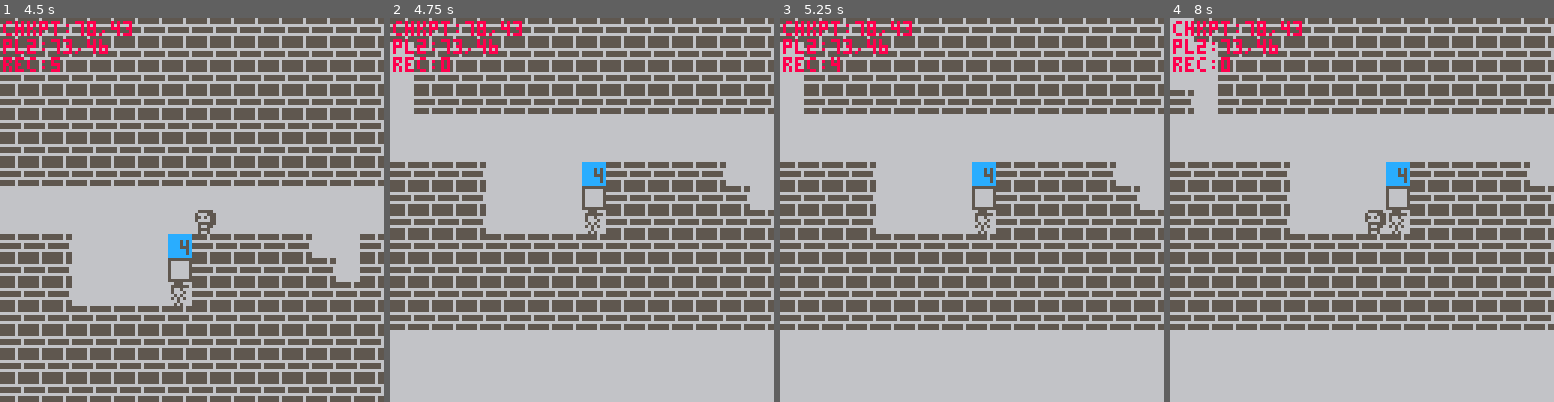
Above: before the commit, frames 1-4 (left to right).
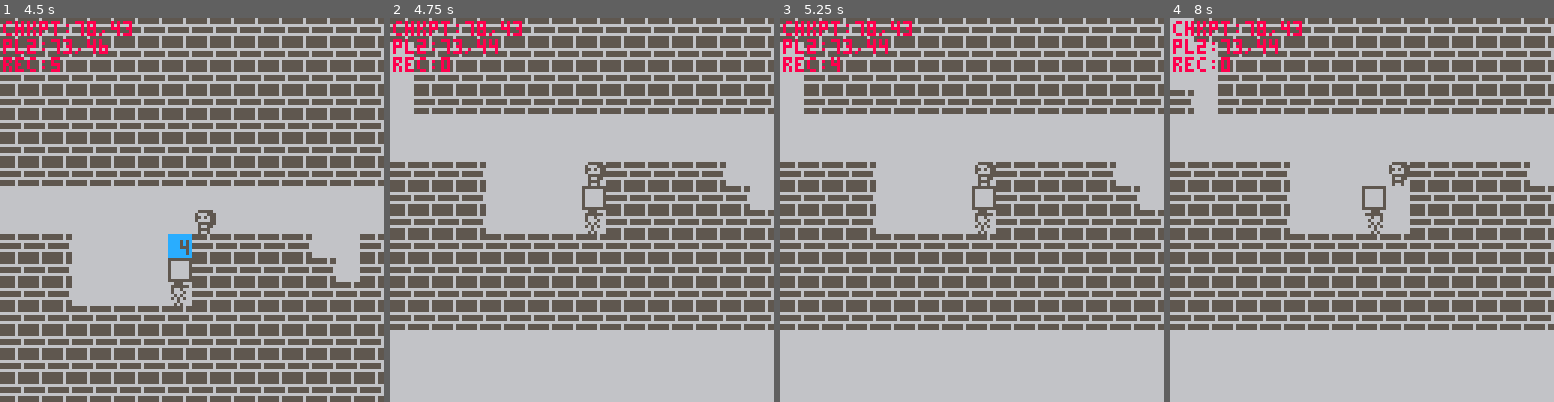
Above: after the commit, the same moments.

Repository: krscott/blockdudette
Game: PICO-8 cartridge blockdudette.p8
Same seed, same stepped clock (60 frames per second), same inputs: the game is played once before the commit and once after it.
Inputs:
- Up to frame 1 (4.5 s): tap O (Z key) at 0.33, 1.07, 2.22, 3.72 s; tap Down at 0.7 s; tap X (X key) at 1.43, 2.07, 2.82, 3.57, 4.32 s; hold Up 1.97-2.63 s; hold Right 2.68-3.02 s; hold Down 3.07-3.73 s; hold Left 3.78-4.12 s; hold Up from 4.17 s (still down)
- Up to frame 2 (4.75 s): release Up at 4.5 s; hold Left from 4.55 s (still down)
- Up to frame 3 (5.25 s): release Left at 5.05 s; tap X (X key) at 5.07 s; hold Right from 5.1 s (still down); tap O (Z key) at 5.22 s
- Up to frame 4 (8 s): tap X (X key) at 5.82, 6.57, 7.32 s; release Right at 5.93 s; hold Up 5.98-6.65 s; hold Right 6.7-7.03 s; tap O (Z key) at 6.72 s; hold Down 7.08-7.75 s; hold Left from 7.8 s (still down)

Frame 1 is identical in both runs. In frame 2, 0.4% of the frame differs, in the area x 25-57%, y 5-44%; in frame 3, 0.4%; in frame 4, 1.0%, in the area x 25-63%, y 5-57%.

Commit message:
Add event 4, swap_players()

Diff:
--- a/blockdudette.p8
+++ b/blockdudette.p8
@@ -250,7 +250,7 @@
 	end
 
 	local npl,tmp_blx=
-		next_pl_blx(pl,blocks)
+		next_pl_blx(pl,blocks,pl2)
 	assert(npl)
 	assert(tmp_blx)
 	local tmp_pl2,nblx=
@@ -436,7 +436,9 @@
 	end
 end
 
-function next_pl_blx(pl,blx)
+function next_pl_blx(
+	pl,blx,pl2
+)
 	local inp=pl.input
 
 	if inp.v>0 then
@@ -449,7 +451,7 @@
 			or inp.v!=0 then
 		local dx,dy=next_dxy(pl,inp)
 		local npl=pl_move(
-			pl,blx,dx,dy)
+			pl,blx,dx,dy,pl2)
 
 		return cp(npl,{
  		right=next_right(pl,inp.h)
@@ -478,7 +480,7 @@
 end
 
 function pl_move(
-		pl,blx,dx,dy
+		pl,blx,dx,dy,pl2
 )
 	if not is_walkable(blx,
 				pl.x+dx,pl.y+dy
@@ -503,14 +505,23 @@
 		return pl
 	end
 
+	if pl2!=nil
+			and pl2.carry
+			and pl2.x==pl.x+dx
+			and pl2.y==pl.y+dy+1
+			then
+		-- no update
+		return pl
+	end
+
 	-- move player
 	return pl_fall(cp(pl,{
 		x=pl.x+dx,
 		y=pl.y+dy
-	}),blx)
-end
-
-function pl_fall(pl,blx)
+	}),blx,pl2)
+end
+
+function pl_fall(pl,blx,pl2)
 	-- drop player to ground,
 	-- track checkpoint if hit
 	local x=pl.x
@@ -518,11 +529,18 @@
 
 	local plcp=pl_try_chkpt(pl)
 
-	if is_door(x,y+1)
-			or is_air(blx,x,y+1) then
+	if (
+				is_door(x,y+1)
+				or is_air(blx,x,y+1)
+			) and (
+				pl2==nil
+				or not pl2.carry
+				or pl2.x!=pl.x
+				or pl2.y!=pl.y+2
+			) then
 		return pl_fall(cp(plcp,{
 			y=y+1
-		}),blx)
+		}),blx,pl2)
 	else
 		return plcp
 	end
@@ -665,7 +683,29 @@
 		)
 	end,
 
+	[4]=function (state,evt)
+		return swap_players(state),
+			cp(evt,{done=true})
+	end,
 }
+
+function swap_players(state)
+
+	local function cp_pl(a,b)
+		return cp(a,{
+			x=b.x,
+			y=b.y,
+			s=b.s,
+			carry=b.carry,
+			right=b.right,
+		})
+	end
+
+	return cp(state,{
+		pl=cp_pl(state.pl,state.pl2),
+		pl2=cp_pl(state.pl2,state.pl)
+	})
+end
 
 function anim_event(
 	state,evt,x,y,hide,carry
